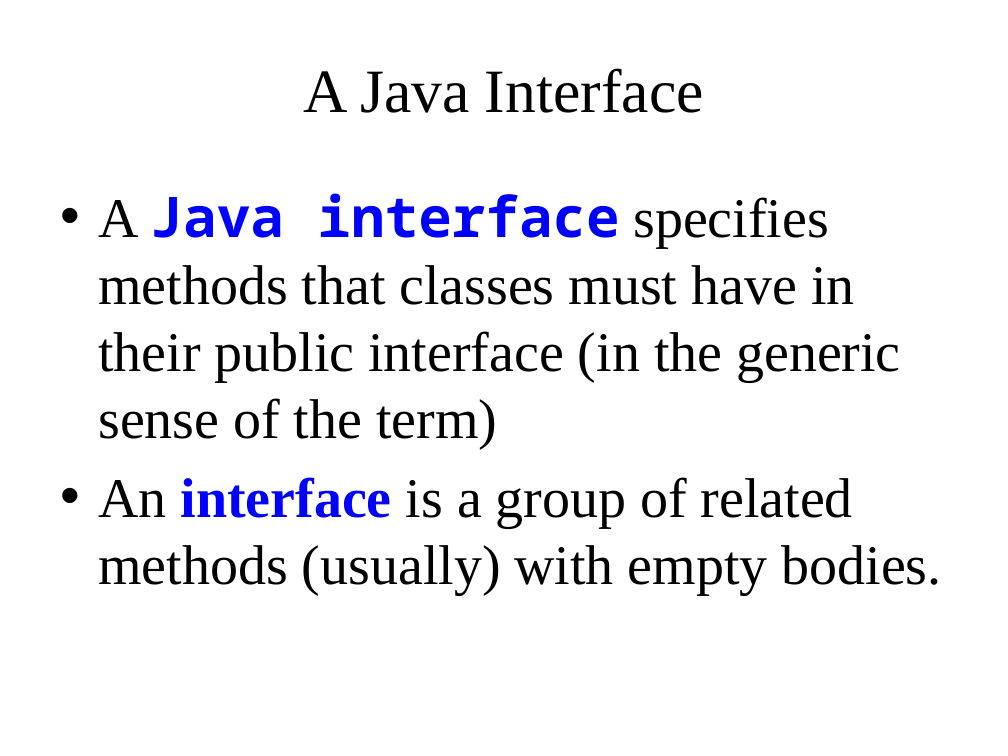
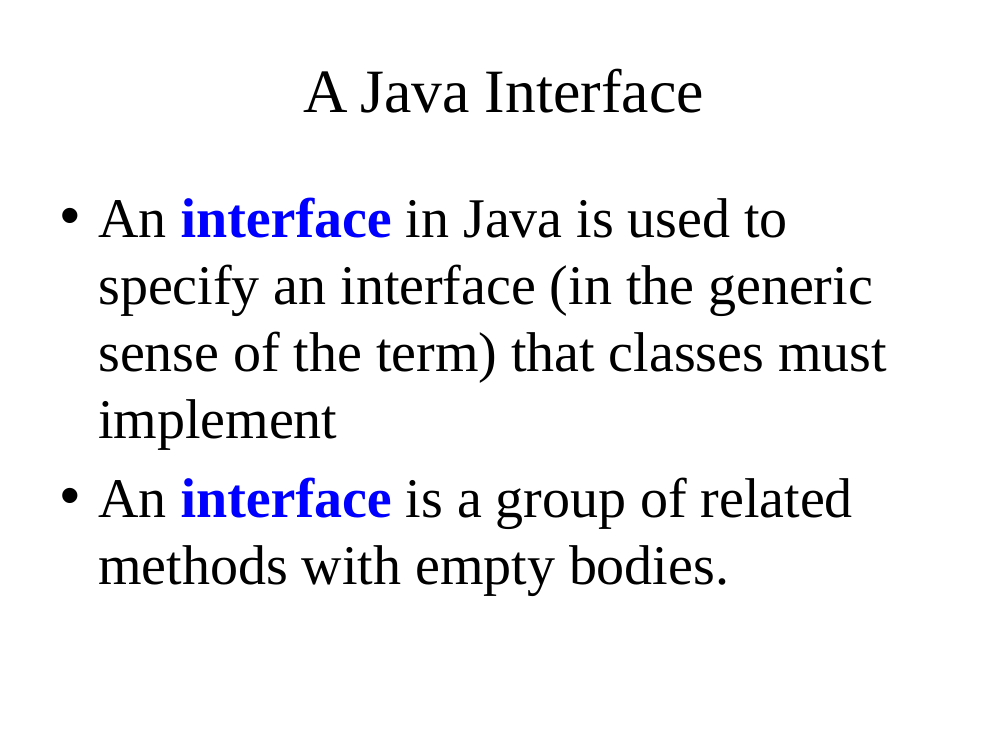
Before and after one commit to Cy-FairCS/cs3, a slide deck: slide 3 of u04b_interfaces/notes/_a_interfaces notes.pptx. Drawn at 1008x756 pixels with LibreOffice and Linux fonts; fonts in the diff are those of the drawing. Boxes give left, top, right and bottom in pixels: in the first picture for what was removed or moved away, otherwise in the second. Text is boxed around its words. In the diff, an @@ line names an element or a change of style, - is before the commit and + after.

```diff
--- a/u04b_interfaces/notes/_a_interfaces notes.pptx
+++ b/u04b_interfaces/notes/_a_interfaces notes.pptx
@@ text at (98, 197, 887, 595): text changed @@
-• A Java interface specifies methods that classes must have in their public interface (in the generic sense of the term)
-• An interface is a group of related methods (usually) with empty bodies.
+• An interface in Java is used to specify an interface (in the generic sense of the term) that classes must implement
+• An interface is a group of related methods with empty bodies.
```
Also in this commit, not shown: 53 other slides changed, 7 slides removed, 1 other file.
